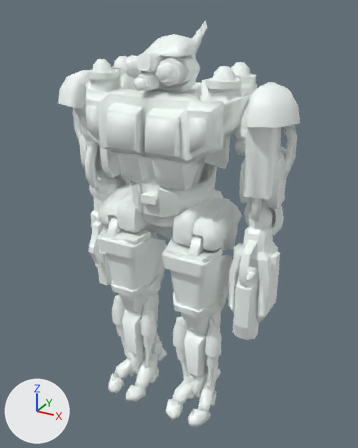
Renders of the COLLADA model Objects3d/strikecom_2.dae from each side of a commit.
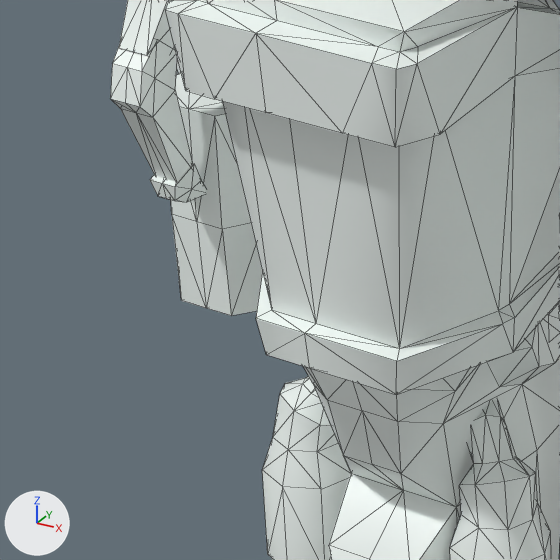
Each version is shown whole from a camera (50 mm lens) standing at (38.5, -67.9, 67.3) and looking at (1.1, 0.2, 33.3), then close up on the part from 20% to 44% of the width and 53% to 72% of the height. The lights are fixed; the arrows at lower left show +X, +Y and +Z. The close-ups show mesh edges as thin lines. Where no turn or scale is listed for an object, it has been applied to the vertices. Vertices at the same position are counted once.

Script lines for the objects in view, before the commit:
```python
me_cylinder_001 = bpy.data.meshes.new('Cylinder.001')
me_cylinder_001.from_pydata(...)  # 348 vertices, 614 faces; spans x -4.7..4.6, y -5.8..3.2, z -17.7..6.9
me_cylinder_001.materials.append(mat_armor)  # white #f7fffc
me_cylinder_015 = bpy.data.meshes.new('Cylinder.015')
me_cylinder_015.from_pydata(...)  # 72 vertices, 132 faces; spans x -0.67..0.71, y -2.83..1.31, z -7.83..1.32
me_cylinder_015.materials.append(mat_armor)  # white #f7fffc
me_cylinder_019 = bpy.data.meshes.new('Cylinder.019')
me_cylinder_019.from_pydata(...)  # 50 vertices, 96 faces; spans x -1.68..1.57, y -1.13..2.69, z -19.53..-12.1
me_cylinder_019.materials.append(mat_armor)  # white #f7fffc
ob_calfright = bpy.data.objects.new('CalfRight', me_cylinder_001)
ob_calfright.location = (-6.28, -0.35, 19.58)
ob_fingerc = bpy.data.objects.new('FingerC', me_cylinder_015)
ob_fingerc.location = (-13.04, -3.71, 31.09)
ob_undergun = bpy.data.objects.new('UnderGun', me_cylinder_019)
ob_undergun.location = (-13.04, -2.63, 38.91)
# also in view: 'HipRight' at (-6.1, -2.7, 27.6)
```
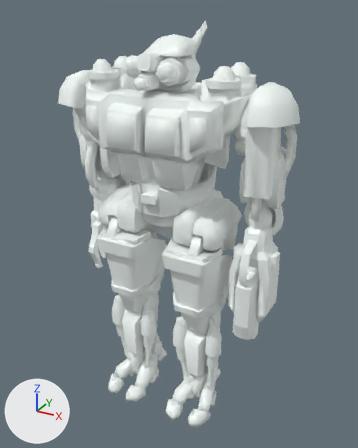
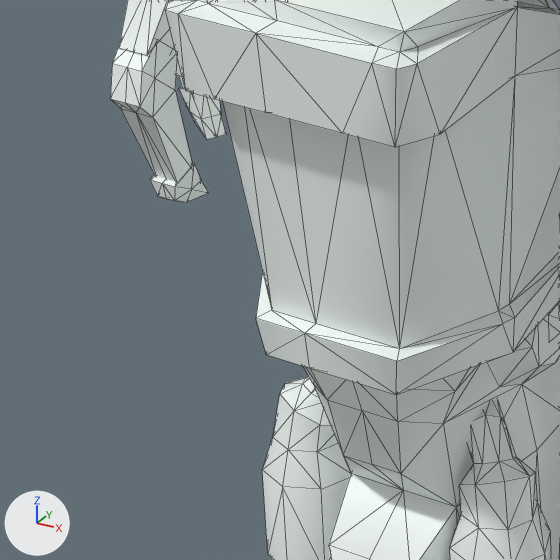
The newer file is also rescaled (x1.083) as a whole; pictures and numbers use the older file's frame.

Location of each change, (x1, y1, x2, y2) in pixels of the close-ups (560 x 560 px):
```json
{"object": "UnderGun", "change": "mesh moved", "before": [171, 72, 263, 316], "after": [173, 46, 182, 77]}
{"object": "FingerA", "change": "unchanged, uncovered by the edit", "before": [173, 46, 181, 74], "after": [179, 76, 226, 139]}
```

The change, as JSON lines over the scene's bpy script:
```json
{"block": "me_cylinder_019", "where": "me_cylinder_019.from_pydata(...)  # 50 vertices, 96 faces; spans x -1.68..1.57, y -1.13..2.69, z -19.53..-12.1"}
{"block": "me_cylinder_019", "where": "# used by ob_undergun; location = (-13.04, -2.63, 38.91)"}
{"block": "me_cylinder_019", "change": "me_cylinder_019 part 1: the whole mesh is moved by (0.1, 0.32, 7.2)"}
```
